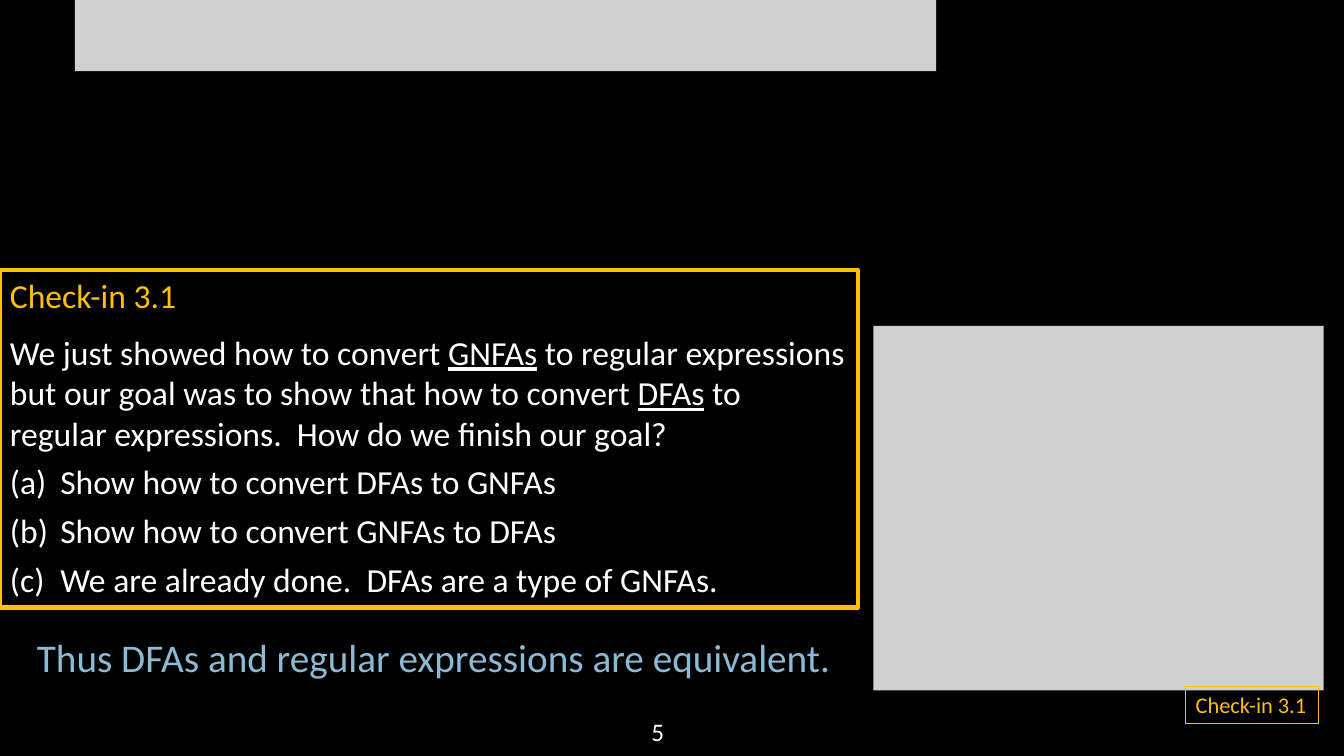
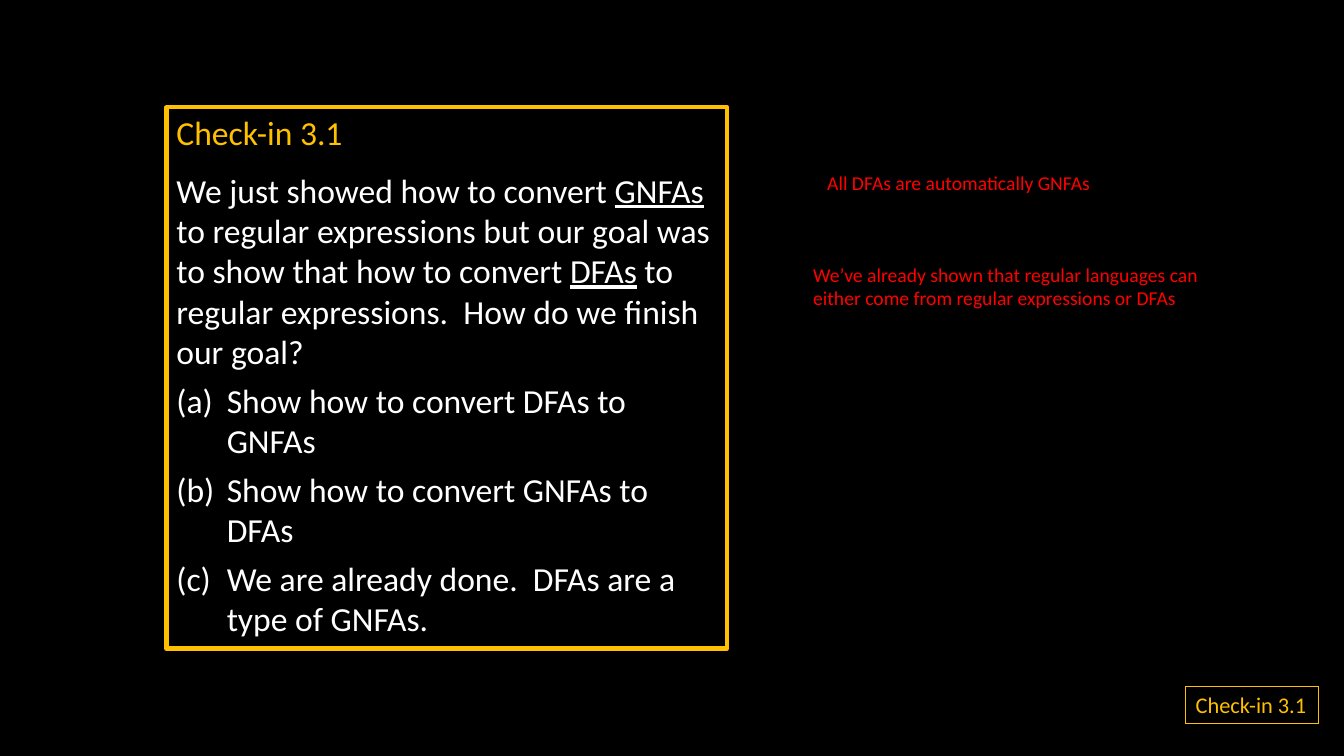
Before and after one commit to Angold-4/AngoCS, a slide deck: slide 8 of MIT 6.840/lectures/lecture03/MIT18_404f20_lec3.pptx (slide 5 before the commit). Drawn at 1344x756 pixels with LibreOffice and Linux fonts; fonts in the diff are those of the drawing; grey boxes stand for pictures. Boxes give left, top, right and bottom in pixels: in the first picture for what was removed or moved away, otherwise in the second. Text is boxed around its words. In the diff, an @@ line names an element or a change of style, - is before the commit and + after.

```diff
--- a/MIT 6.840/lectures/lecture03/MIT18_404f20_lec3.pptx
+++ b/MIT 6.840/lectures/lecture03/MIT18_404f20_lec3.pptx
@@ picture removed at (75, 0, 937, 72) @@
@@ rectangle "Check-in 3.1": place and size @@
-rectangle "Check-in 3.1" at (0, 270, 858, 608)
+rectangle "Check-in 3.1" at (166, 108, 727, 649)
@@ text added at (827, 176, 1090, 193), 14 pt, text #FF0000 @@
+All DFAs are automatically GNFAs
@@ rectangle removed at (497, 191, 726, 277) @@
@@ star removed at (528, 201, 696, 355) @@
@@ ellipse removed at (575, 265, 649, 342) @@
@@ text added at (813, 268, 1198, 309), 14 pt, text #FF0000 @@
+We’ve already shown that regular languages can either come from regular expressions or DFAs
@@ picture removed at (874, 326, 1325, 691) @@
@@ arrow removed from (0, 497) to (31, 497) @@
@@ text removed at (37, 644, 830, 679) @@
-Thus DFAs and regular expressions are equivalent.
@@ text removed at (651, 724, 664, 741) @@
-5
```
Also in this commit, not shown: 8 other slides changed, 5 slides added, 12 other files.
